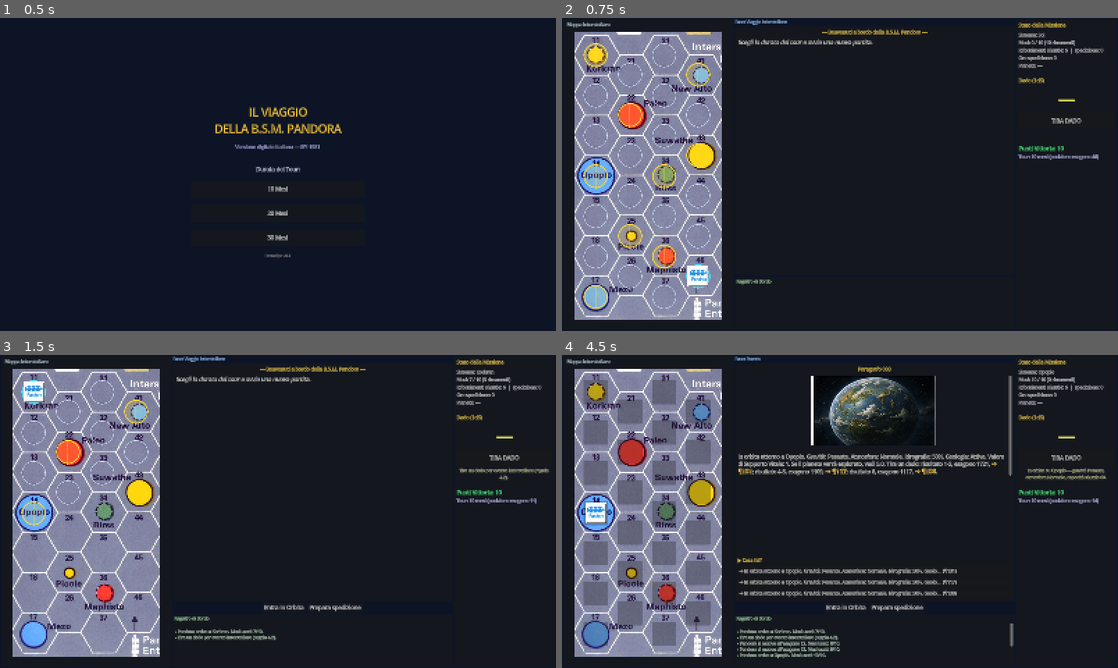
Above: before the commit, frames 1-4 (two rows, left to right).
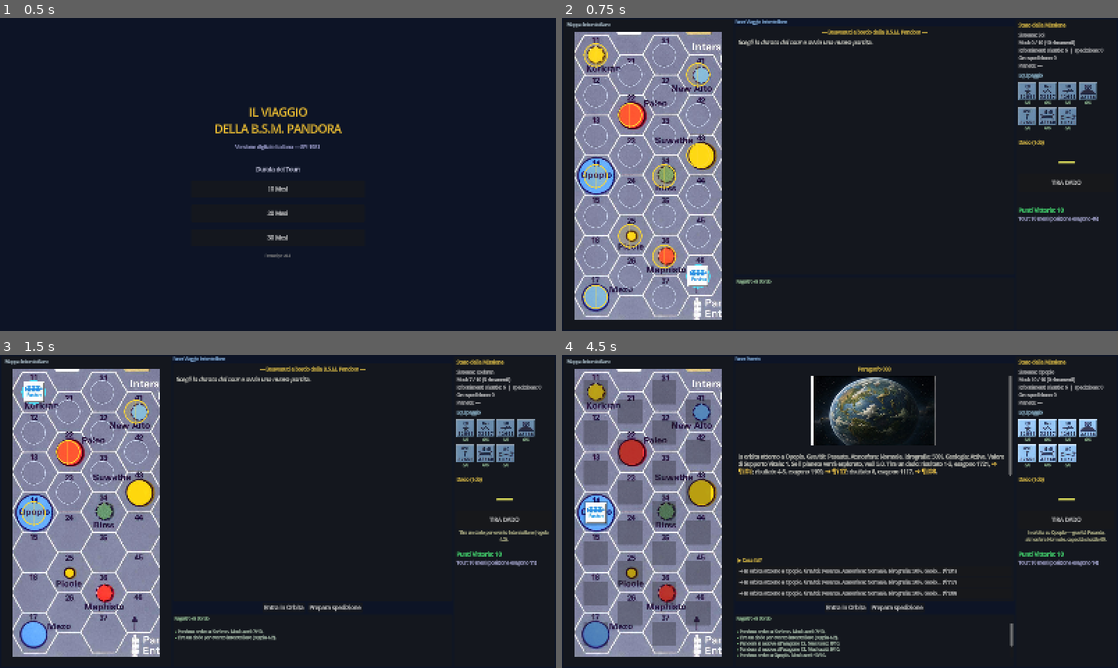
Above: after the commit, the same moments.

Repository: Tannoiser2/voyage-of-BSM-Pandora
Game: Godot game, scene res://scenes/Main.tscn
The game is run twice, just before and just after one commit, with the same random seed, the same clock (stepped at 60 frames per second) and the same inputs.
Inputs (mouse positions are in pixels of both pictures, inside the frame that each line leads up to):
- Up to frame 1 (0.5 s): no input
- Up to frame 2 (0.75 s): click "10 Mesi" at 0.5 s
- Up to frame 3 (1.5 s): click (33, 392) at 1.25 s
- Up to frame 4 (4.5 s): click (595, 433) at 2 s; click (595, 473) at 2.75 s; click (595, 514) at 3.5 s; click "Entra in Orbita" at 4.25 s

Frame 1 is identical in both runs. In frame 2, 2.2% of the frame differs, in the area x 82-97%, y 17-66%; in frame 3, 2.6%; in frame 4, 2.8%, in the area x 82-98%, y 17-68%.

Commit message:
Segnalini dell'equipaggio nello stato (token originali + Resistenza)
Sostituisce parte del testo con i segnalini reali: ogni ufficiale e mostrato
col proprio token, con la Resistenza e colorato per stato (a bordo, ferito,
caduto). Aggiornato a ogni cambio di stato. Verificato a runtime.

Diff:
--- a/godot/scripts/GameScreen.gd
+++ b/godot/scripts/GameScreen.gd
@@ -327,6 +327,21 @@
 
 	_build_status_rows(status_display)
 
+	# Segnalini dell'equipaggio (token originali + Resistenza)
+	var crew_title := Label.new()
+	crew_title.text = "Equipaggio"
+	crew_title.add_theme_font_size_override("font_size", 13)
+	crew_title.add_theme_color_override("font_color", Color(0.7, 0.9, 1.0))
+	right_vbox.add_child(crew_title)
+
+	var crew_grid := GridContainer.new()
+	crew_grid.name = "CrewCounters"
+	crew_grid.columns = 4
+	crew_grid.add_theme_constant_override("h_separation", 6)
+	crew_grid.add_theme_constant_override("v_separation", 6)
+	right_vbox.add_child(crew_grid)
+	_build_crew_counters(crew_grid)
+
 	var sep2 := HSeparator.new()
 	right_vbox.add_child(sep2)
 
@@ -401,6 +416,62 @@
 		lbl.add_theme_font_size_override("font_size", 13)
 		lbl.add_theme_color_override("font_color", Color(0.85, 0.85, 0.85))
 		parent.add_child(lbl)
+
+# Segnalini dell'equipaggio: token originale + Resistenza, colorati per stato.
+func _build_crew_counters(parent: Control) -> void:
+	for key in GameData.get_character_keys():
+		var u := GameData.get_character(key)
+		var box := VBoxContainer.new()
+		box.name = "Crew_%s" % key
+		box.add_theme_constant_override("separation", 0)
+		box.tooltip_text = u.get("name", key)
+		var tex := TextureRect.new()
+		tex.name = "Tok"
+		var path := "res://assets/characters/%s.png" % u.get("img", "")
+		if ResourceLoader.exists(path):
+			tex.texture = load(path)
+		tex.custom_minimum_size = Vector2(52, 52)
+		tex.expand_mode = TextureRect.EXPAND_FIT_WIDTH_PROPORTIONAL
+		tex.stretch_mode = TextureRect.STRETCH_KEEP_ASPECT_CENTERED
+		box.add_child(tex)
+		var hp := Label.new()
+		hp.name = "HP"
+		hp.horizontal_alignment = HORIZONTAL_ALIGNMENT_CENTER
+		hp.add_theme_font_size_override("font_size", 11)
+		box.add_child(hp)
+		parent.add_child(box)
+
+func _refresh_crew_counters() -> void:
+	var grid := find_child("CrewCounters", true, false)
+	if not grid:
+		return
+	for key in GameData.get_character_keys():
+		var box := grid.find_child("Crew_%s" % key, false, false)
+		if not box:
+			continue
+		var c: Dictionary = GameState.crew.get(key, {})
+		var alive: bool = c.get("alive", true)
+		var e: int = int(c.get("endurance", GameState.MAX_ENDURANCE))
+		var onboard: bool = key in GameState.expedition_units
+		var tex := box.get_node_or_null("Tok") as TextureRect
+		var hp := box.get_node_or_null("HP") as Label
+		if tex:
+			if not alive:
+				tex.modulate = Color(0.35, 0.2, 0.2, 0.6)
+			elif e < GameState.MAX_ENDURANCE:
+				tex.modulate = Color(1.0, 0.75, 0.55)
+			elif onboard:
+				tex.modulate = Color(1, 1, 1)
+			else:
+				tex.modulate = Color(0.7, 0.7, 0.7)
+		if hp:
+			if not alive:
+				hp.text = "✖"
+				hp.add_theme_color_override("font_color", Color(1, 0.4, 0.4))
+			else:
+				hp.text = "%d/%d" % [e, GameState.MAX_ENDURANCE]
+				hp.add_theme_color_override("font_color",
+					Color(1, 0.7, 0.5) if e < GameState.MAX_ENDURANCE else Color(0.7, 0.9, 0.7))
 
 func _build_hex_buttons() -> void:
 	for col in range(1, 5):
@@ -637,6 +708,7 @@
 
 	# Refresh hex buttons and panel mode
 	_refresh_hex_buttons()
+	_refresh_crew_counters()
 	_update_left_panel_mode()
 
 func _refresh_hex_buttons() -> void:
